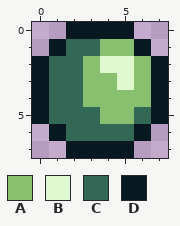
One commit to this pixel-art sprite: sprites/ball.png. Above: the version before the commit.
The file is 8x8 pixels.
Palette (. is transparent): A #88c070  B #e0f8d0  C #346856  D #081820
Now the later version:
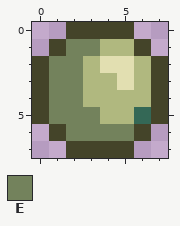
Colours new in this view: E #73825c
Difference:
@@ palette @@
-A #88c070
+A #b0b87f
-B #e0f8d0
+B #e2dfb1
-D #081820
+D #444429
@@ x 0..7 @@
 0 ..DDDD..
-1 .DCCAAD.
-2 DCCABBAD
-3 DCCAABAD
-4 DCCAAAAD
-5 DCCCAACD
-6 .DCCCCD.
+1 .DEEAAD.
+2 DEEABBAD
+3 DEEAABAD
+4 DEEAAAAD
+5 DEEEAACD
+6 .DEEEED.
 7 ..DDDD..
Changed places in both pictures, as pixel boxes (x1, y1, x2, y2):
changed: (32, 22, 168, 158)
